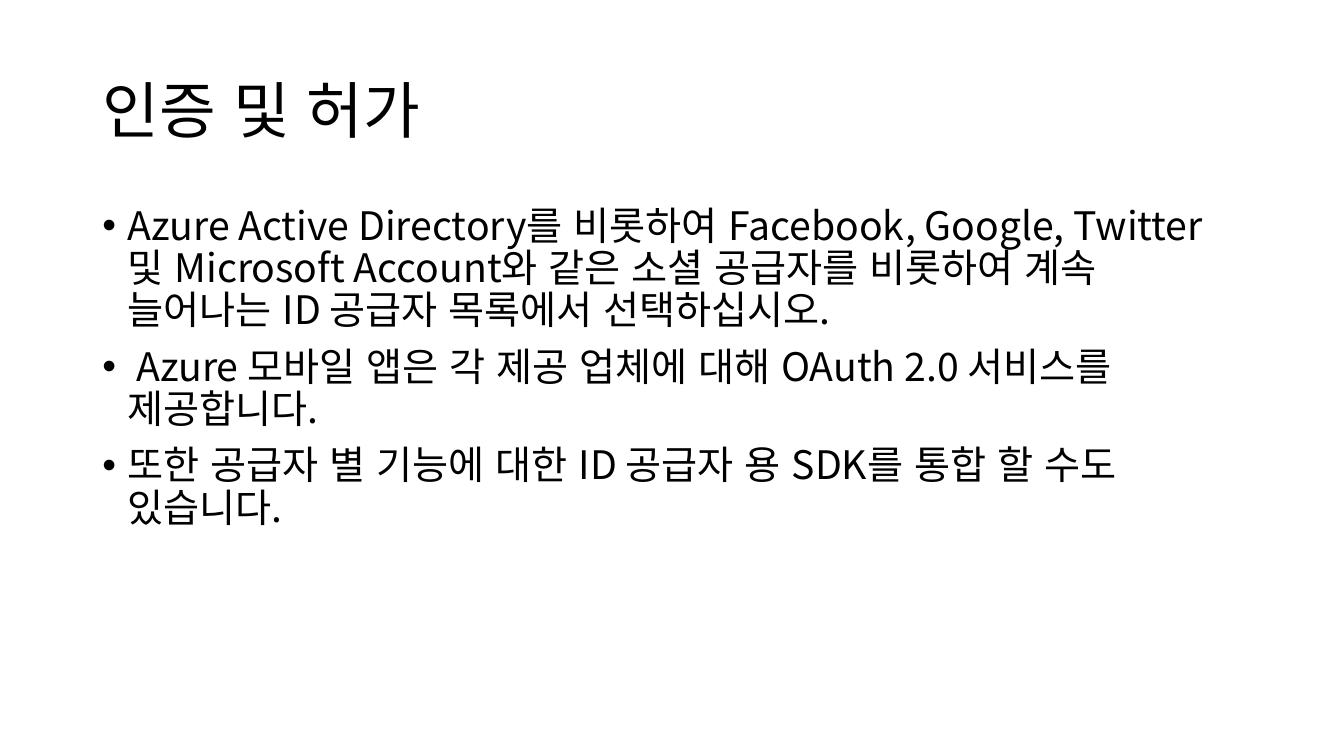
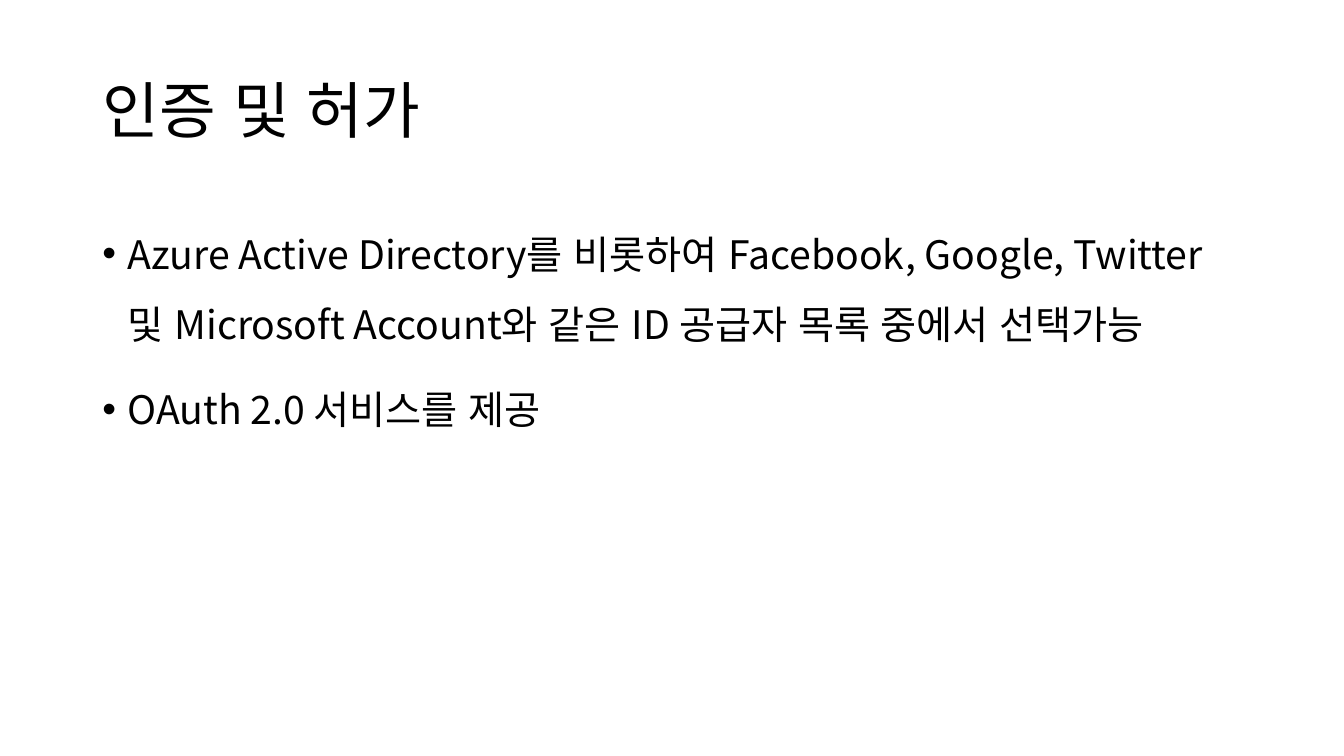
Before and after one commit to angie4u/xamarin-hol, a slide deck: slide 4 of Azure Mobile App/Azure Mobile App.pptx. Drawn at 1344x756 pixels with LibreOffice and Linux fonts; fonts in the diff are those of the drawing. Boxes give left, top, right and bottom in pixels: in the first picture for what was removed or moved away, otherwise in the second. Text is boxed around its words. In the diff, an @@ line names an element or a change of style, - is before the commit and + after.

```diff
--- a/Azure Mobile App/Azure Mobile App.pptx
+++ b/Azure Mobile App/Azure Mobile App.pptx
@@ text at box(128, 236, 1203, 427): text changed @@
-• Azure Active Directory를 비롯하여 Facebook, Google, Twitter 및 Microsoft Account와 같은 소셜 공급자를 비롯하여 계속 늘어나는 ID 공급자 목록에서 선택하십시오.
-• Azure 모바일 앱은 각 제공 업체에 대해 OAuth 2.0 서비스를 제공합니다.
-• 또한 공급자 별 기능에 대한 ID 공급자 용 SDK를 통합 할 수도 있습니다.
+• Azure Active Directory를 비롯하여 Facebook, Google, Twitter 및 Microsoft Account와 같은 ID 공급자 목록 중에서 선택가능
+• OAuth 2.0 서비스를 제공
```
Also in this commit, not shown: 3 other slides changed, 8 other files.
